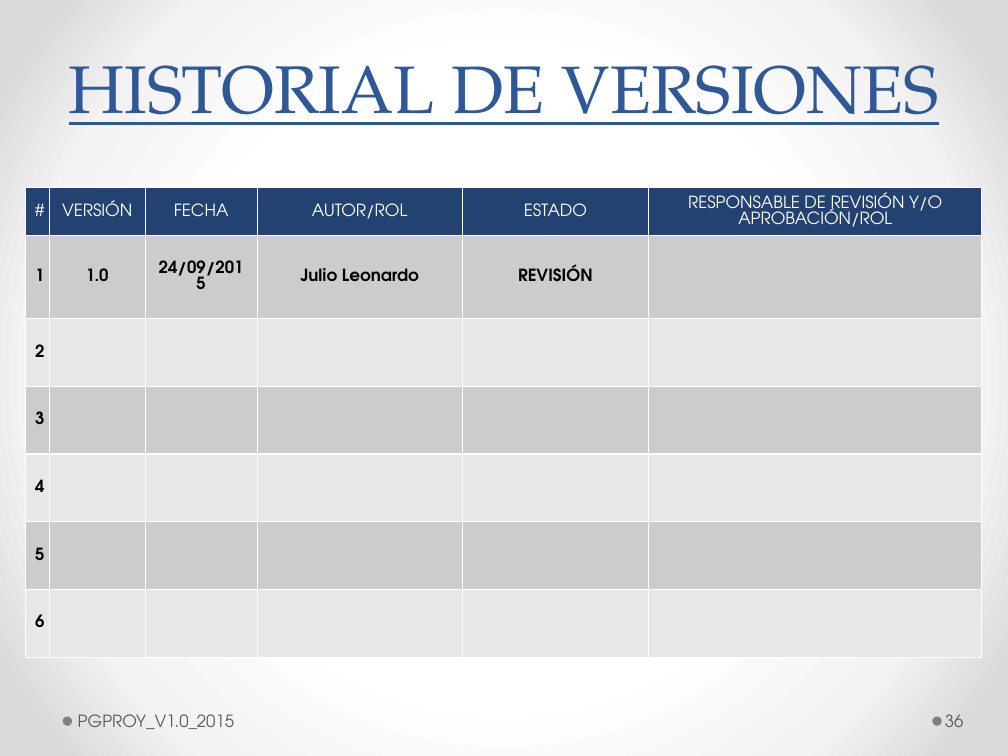
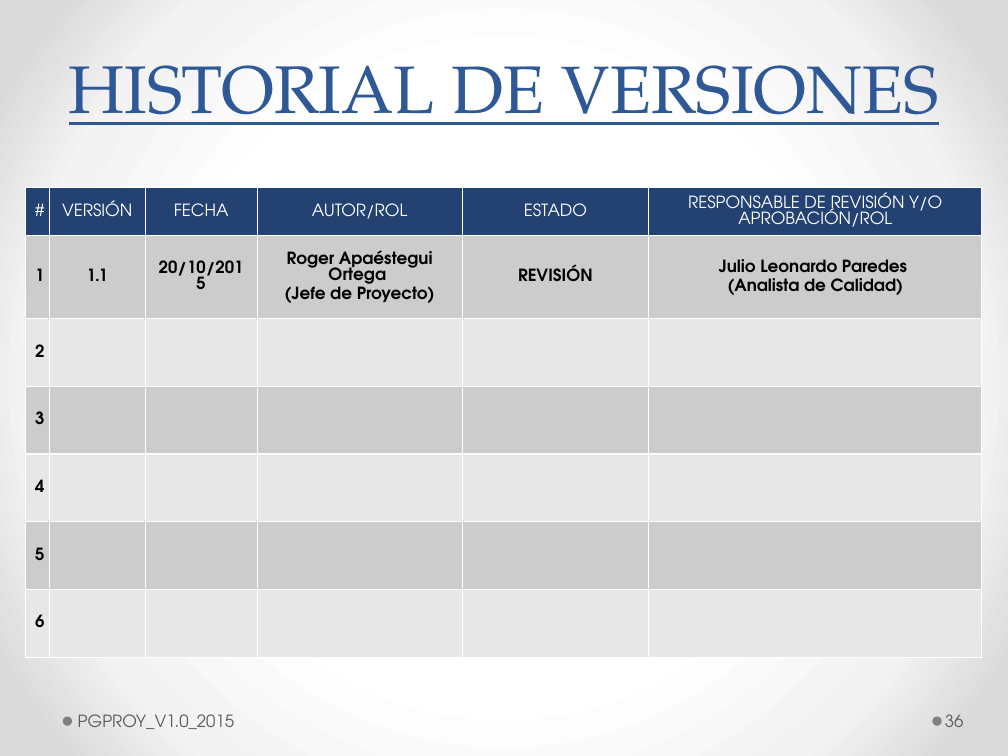
Before and after one commit to lowrider80/UTP-GPS-ALARM, a slide deck: slide 36 of Area_de_Proceso-_PP-PMC/PGPROY/PGPROY_V1.1_2015.pptx. Drawn at 1008x756 pixels with LibreOffice and Linux fonts; fonts in the diff are those of the drawing. Boxes give left, top, right and bottom in pixels: in the first picture for what was removed or moved away, otherwise in the second. Text is boxed around its words. In the diff, an @@ line names an element or a change of style, - is before the commit and + after.

Commit message:
Proceso de Gestión de Proyecto

```diff
--- a/Area_de_Proceso-_PP-PMC/PGPROY/PGPROY_V1.1_2015.pptx
+++ b/Area_de_Proceso-_PP-PMC/PGPROY/PGPROY_V1.1_2015.pptx
@@ table at [25, 187, 980, 659] @@
-row 2: 1 | 1.0 | 24/09/2015 | Julio Leonardo | REVISIÓN | 
+row 2: 1 | 1.1 | 20/10/2015 | Roger Apaéstegui Ortega / (Jefe de Proyecto) | REVISIÓN | Julio Leonardo Paredes / (Analista de Calidad)
```
Also in this commit, not shown: 1 other slide changed.
